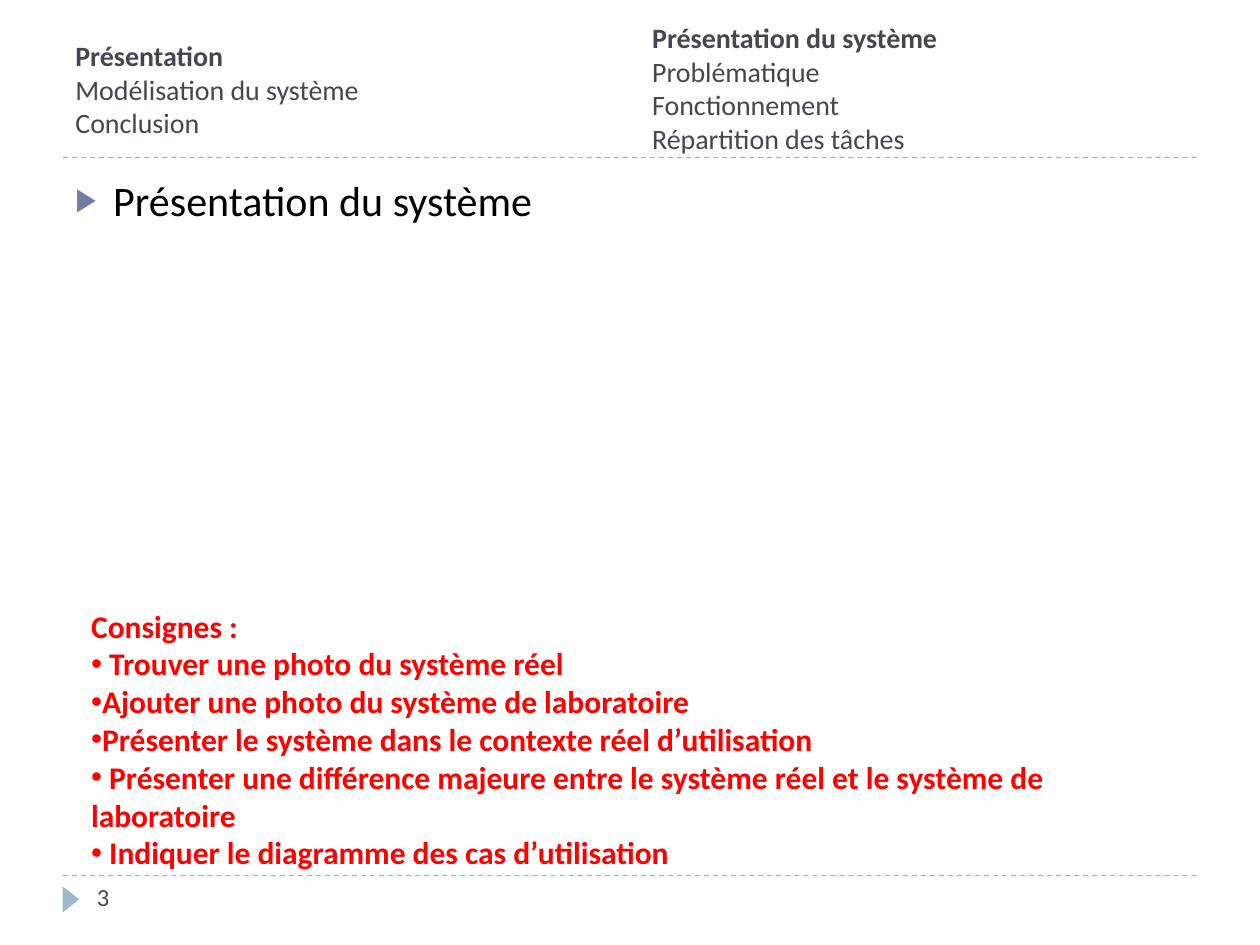
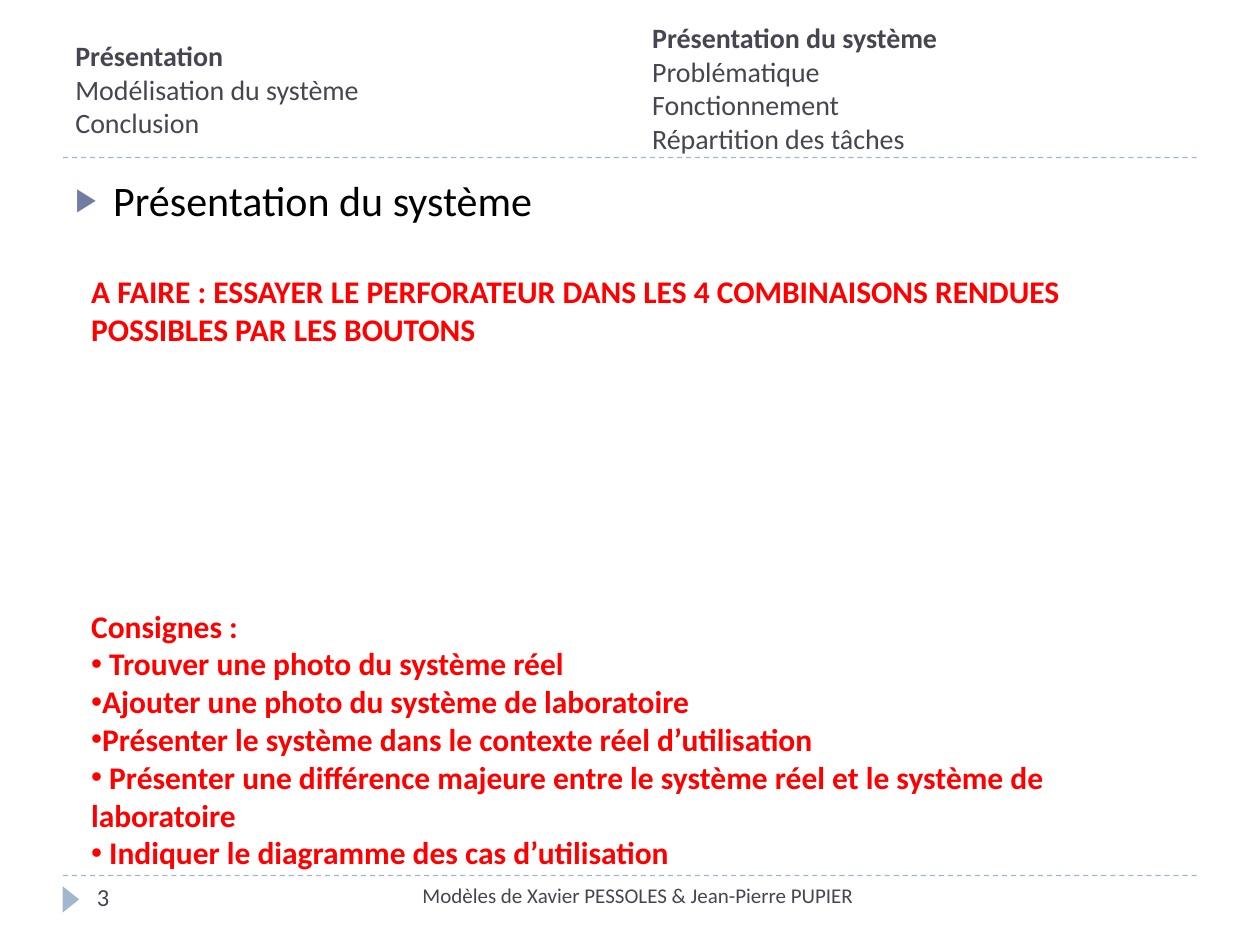
Before and after one commit to xpessoles/TP_2014_2015, a slide deck: slide 3 of Cycle_03_Analyser_Modeliser_Cin/Perforateur/Presentation_Perforateur_Eleve.pptx. Drawn at 1260x945 pixels with LibreOffice and Linux fonts; fonts in the diff are those of the drawing. Boxes give left, top, right and bottom in pixels: in the first picture for what was removed or moved away, otherwise in the second. Text is boxed around its words. In the diff, an @@ line names an element or a change of style, - is before the commit and + after.

```diff
--- a/Cycle_03_Analyser_Modeliser_Cin/Perforateur/Presentation_Perforateur_Eleve.pptx
+++ b/Cycle_03_Analyser_Modeliser_Cin/Perforateur/Presentation_Perforateur_Eleve.pptx
@@ text added at [91,282,1059,342], 18 pt, text #FF0000, bold @@
+A FAIRE : ESSAYER LE PERFORATEUR DANS LES 4 COMBINAISONS RENDUES POSSIBLES PAR LES BOUTONS
@@ text added at [422,888,853,903], 12 pt, text #464653 @@
+Modèles de Xavier PESSOLES & Jean-Pierre PUPIER
```
Also in this commit, not shown: 20 other slides changed, 44 other files.
